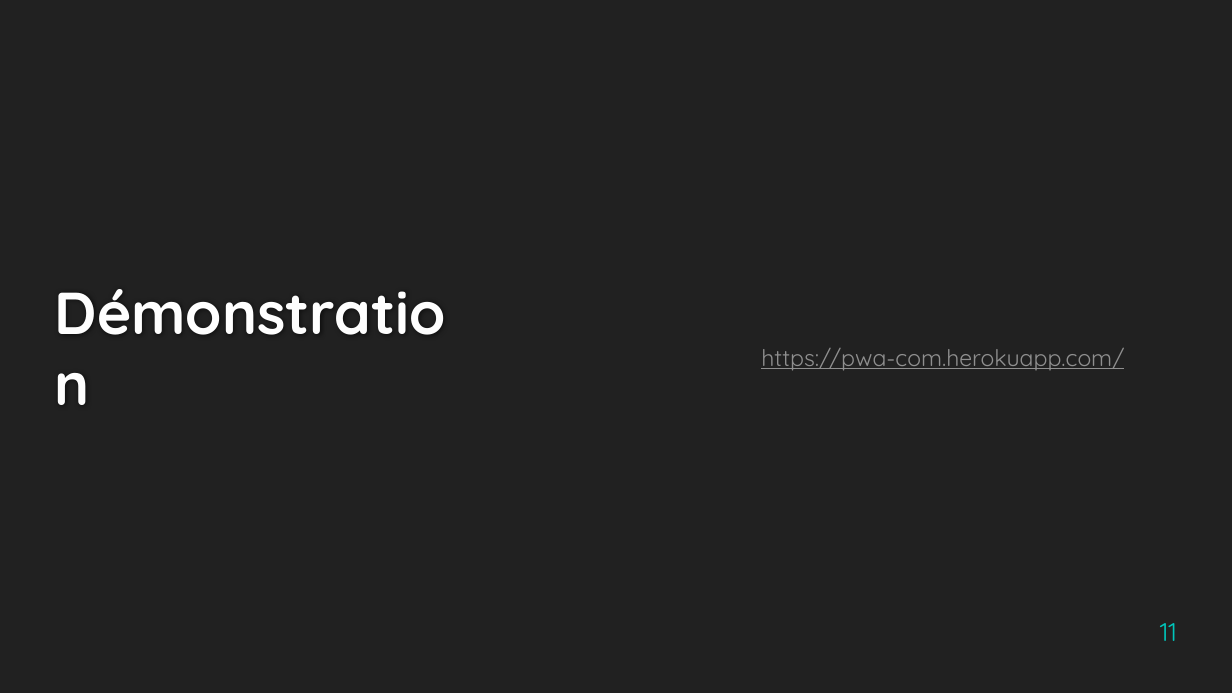
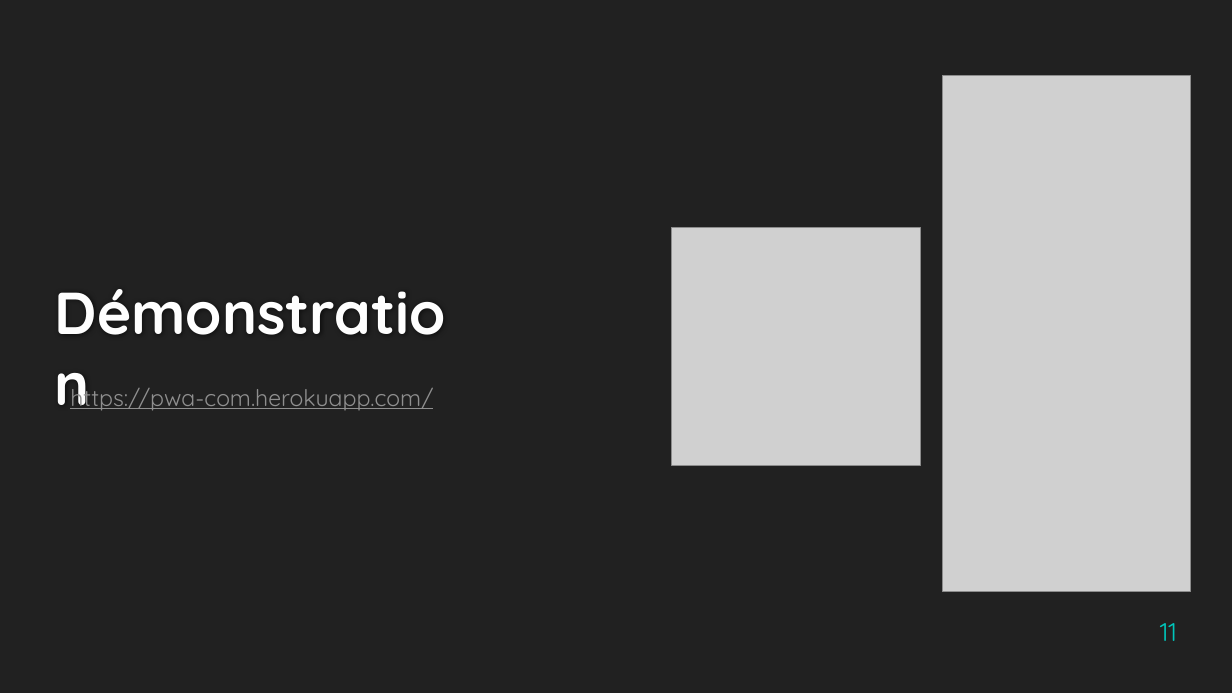
Before and after one commit to blipn/nodejs-websocket-example, a slide deck: slide 11 of PWA-COM_v1.1.pptx. Drawn at 1232x693 pixels with LibreOffice and Linux fonts; fonts in the diff are those of the drawing; grey boxes stand for pictures; background and template pictures are left out. Boxes give left, top, right and bottom in pixels: in the first picture for what was removed or moved away, otherwise in the second. Text is boxed around its words. In the diff, an @@ line names an element or a change of style, - is before the commit and + after.

Commit message:
[UPDATE] PPT (layout)

```diff
--- a/PWA-COM_v1.1.pptx
+++ b/PWA-COM_v1.1.pptx
@@ picture added at [943, 76, 1190, 592] @@
@@ picture added at [672, 227, 921, 465] @@
@@ text "https://pwa-com.herokuapp.com/" rewrapped from [761, 348, 1124, 371] to [70, 382, 433, 411] @@
```
Also in this commit, not shown: 1 other slide changed.
